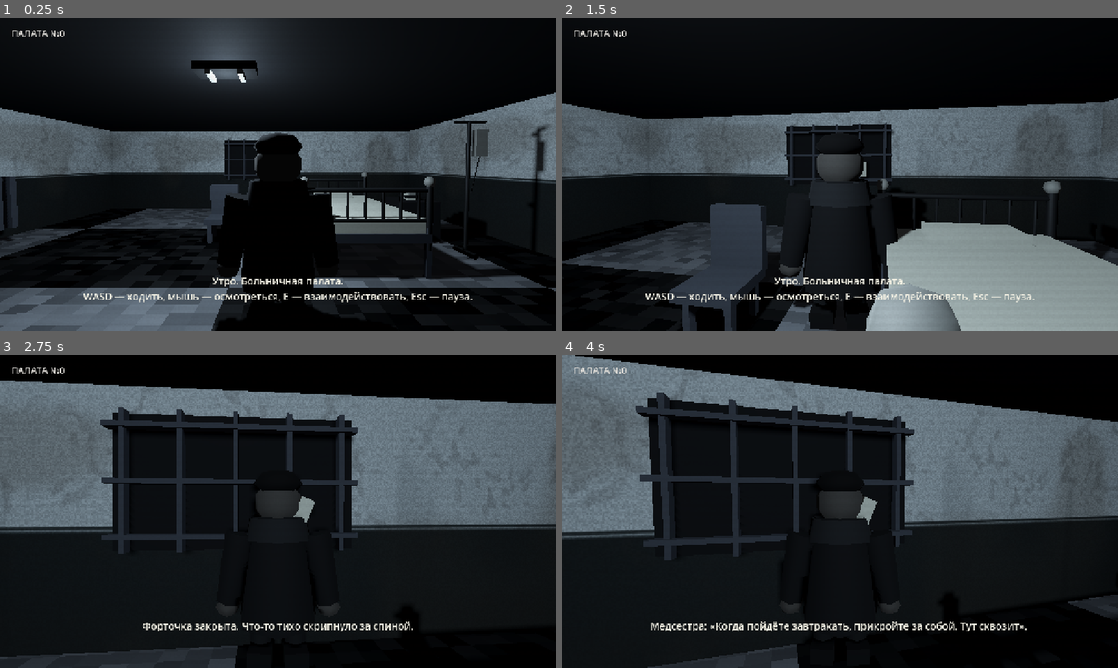
Above: before the commit, frames 1-4 (two rows, left to right).
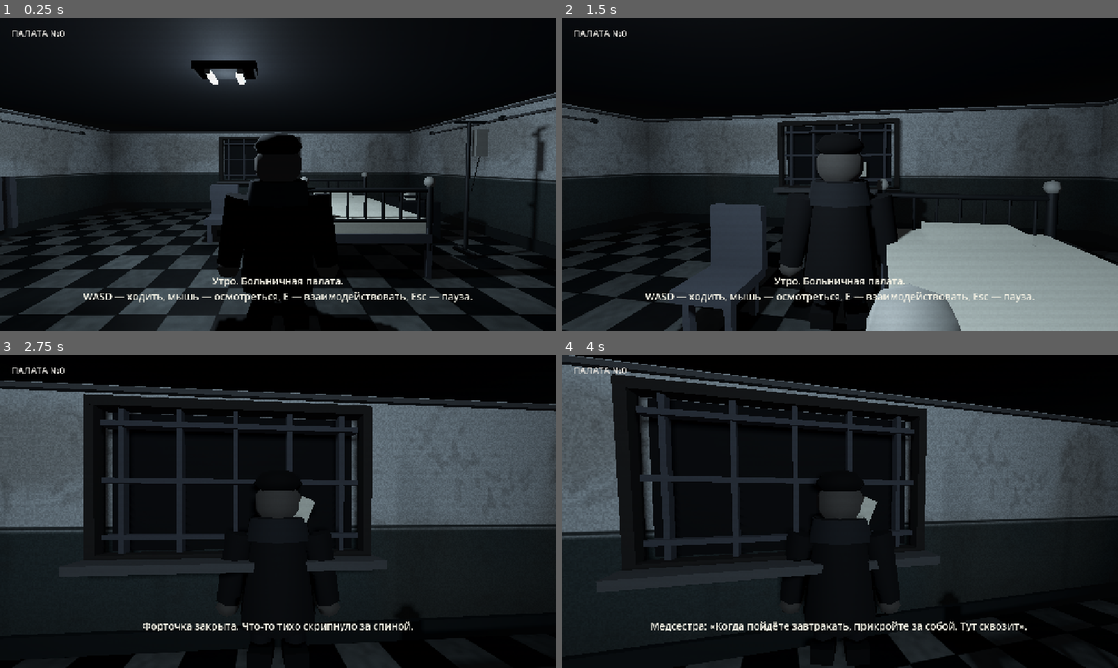
Above: after the commit, the same moments.

Repository: smaks190-crypto/Durotale
Game: Godot game, scene res://scenes/main.tscn
The game is run twice, just before and just after one commit, with the same random seed, the same clock (stepped at 60 frames per second) and the same inputs.
Inputs (mouse positions are in pixels of both pictures, inside the frame that each line leads up to):
- Up to frame 1 (0.25 s): no input
- Up to frame 2 (1.5 s): tap Enter at 0.5 s; move the mouse to (867, 174) at 0.52 s; hold E (interact) 0.53-1.28 s; hold W (move_forward) from 0.53 s (still down); move the mouse to (812, 174) at 1.27 s; tap E (interact) at 1.35 s
- Up to frame 3 (2.75 s): keep holding W (move_forward); move the mouse to (289, 505) at 2.02 s; hold E (interact) from 2.03 s (still down)
- Up to frame 4 (4 s): keep holding W (move_forward); tap Space at 2.75 s; move the mouse to (834, 517) at 2.77 s; release E (interact) at 2.78 s; tap E (interact) at 2.85 s; tap Enter at 3.5 s; move the mouse to (878, 514) at 3.52 s; hold E (interact) from 3.53 s (still down)

The runs differ from the first frame. In frame 1, 19% of the frame differs, in the area x 0-100%, y 16-100%; in frame 2, 15%; in frame 3, 13%; in frame 4, 16%.

Commit message:
feat(visual): aged plaster, tile materials, fog and hospital architectural detailing

Diff:
--- a/godot/scripts/world.gd
+++ b/godot/scripts/world.gd
@@ -25,8 +25,8 @@
 var paint_clean: ShaderMaterial
 var paint_ruined: ShaderMaterial
 var paint_warped: ShaderMaterial
-var tiles_clean: StandardMaterial3D
-var tiles_ruined: StandardMaterial3D
+var tiles_clean: ShaderMaterial
+var tiles_ruined: ShaderMaterial
 var iron: StandardMaterial3D
 var rust: StandardMaterial3D
 var cloth: StandardMaterial3D
@@ -90,8 +90,6 @@
     markers[key] = {"position":pos, "label":label}
 
 func _ready() -> void:
-    var grunge := make_grime(false)
-    var chess := make_grime(true)
     var decay_shader := load("res://shaders/decay_wall.gdshader") as Shader
     paint_clean = ShaderMaterial.new()
     paint_clean.shader = decay_shader
@@ -105,13 +103,21 @@
     paint_warped.shader = decay_shader
     paint_warped.set_shader_parameter("damage", 0.92)
     paint_warped.set_shader_parameter("plaster_color", Color(0.12, 0.10, 0.12, 1.0))
-    paint_warped.set_shader_parameter("stain_color", Color(0.6, 0.1, 0.1, 1.0))
-    tiles_clean = mat(Color(0.82,0.83,0.84), chess)
-    tiles_ruined = mat(Color(0.40,0.42,0.44), chess)
-    tiles_clean.roughness = 0.35
-    tiles_clean.metallic = 0.18
-    tiles_ruined.roughness = 0.48
-    tiles_ruined.metallic = 0.12
+    paint_warped.set_shader_parameter("stain_color", Color(0.35, 0.085, 0.08, 1.0))
+    paint_clean.set_shader_parameter("lower_color", Color(0.25, 0.29, 0.285))
+    paint_ruined.set_shader_parameter("lower_color", Color(0.13, 0.15, 0.15))
+    paint_warped.set_shader_parameter("lower_color", Color(0.10, 0.065, 0.07))
+    # World-space, wet and aged checkerboard. Repeated at 58 cm instead of
+    # stretching 8 squares across an entire twelve-meter room.
+    var floor_shader := load("res://shaders/aged_tiles.gdshader") as Shader
+    tiles_clean = ShaderMaterial.new()
+    tiles_clean.shader = floor_shader
+    tiles_clean.set_shader_parameter("damage", 0.10)
+    tiles_clean.set_shader_parameter("wetness", 0.42)
+    tiles_ruined = ShaderMaterial.new()
+    tiles_ruined.shader = floor_shader
+    tiles_ruined.set_shader_parameter("damage", 0.84)
+    tiles_ruined.set_shader_parameter("wetness", 0.78)
     iron = mat(Color(0.31,0.32,0.34))
     rust = mat(Color(0.27,0.18,0.15))
     cloth = mat(Color(0.80,0.80,0.74))
@@ -123,6 +129,7 @@
     build_neighbor()
     build_archive()
     build_treatment()
+    build_architecture()
     build_lighting()
     ambience = preload("res://scripts/atmosphere.gd").new()
     ambience.name = "HospitalSetDressing"
@@ -301,6 +308,51 @@
     shadow.visible = false
     anchor("neighbor_inside",Vector3(4,1,20),"За дверью")
 
+func build_architecture() -> void:
+    # Human-scale details. Keep these free of collision so they do not block
+    # the established puzzle route or the interaction anchor positions.
+    var tarnished := mat(Color(0.14, 0.155, 0.155))
+    var pale_iron := mat(Color(0.34, 0.345, 0.345))
+    var cracked := mat(Color(0.19, 0.18, 0.17))
+    var enamel_lamp := mat(Color(0.86, 0.87, 0.81))
+    enamel_lamp.emission_enabled = true
+    enamel_lamp.emission = Color(0.63, 0.67, 0.61)
+    enamel_lamp.emission_energy_multiplier = 1.6
+    # Perimeter molding and dark skirting produce legible room dimensions.
+    for z in [-5.82, 5.82]:
+        prism("WardSkirting",Vector3(0,0.12,z),Vector3(11.6,0.24,0.07),tarnished)
+        prism("WardCornice",Vector3(0,3.01,z),Vector3(11.6,0.055,0.065),pale_iron)
+    for x in [-5.82, 5.82]:
+        prism("WardSkirting",Vector3(x,0.12,0),Vector3(0.07,0.24,11.6),tarnished)
+        prism("WardCornice",Vector3(x,3.01,0),Vector3(0.07,0.055,11.6),pale_iron)
+    for x in [-1.85, 1.85]:
+        prism("HallSkirting",Vector3(x,0.12,17),Vector3(0.07,0.24,21.6),tarnished)
+        prism("HallMolding",Vector3(x,1.43,17),Vector3(0.06,0.045,21.6),pale_iron)
+        prism("HallCornice",Vector3(x,3.02,17),Vector3(0.06,0.06,21.6),tarnished)
+    # Doors and windows must have frames, thresholds and a sense of depth.
+    for x in [-1.55,1.55]:
+        prism("WardDoorJamb",Vector3(x,1.19,5.76),Vector3(0.17,2.38,0.27),pale_iron)
+    prism("WardDoorLintel",Vector3(0,2.41,5.76),Vector3(3.25,0.16,0.27),pale_iron)
+    prism("WardDoorThreshold",Vector3(0,0.023,5.77),Vector3(3.16,0.055,0.26),tarnished)
+    for x in [-1.48,1.48]:
+        prism("WindowJamb",Vector3(x,1.96,-5.65),Vector3(0.10,1.69,0.18),cracked)
+    for y in [1.12,2.77]:
+        prism("WindowLintel",Vector3(0,y,-5.65),Vector3(3.05,0.1,0.18),cracked)
+    prism("WindowSill",Vector3(0,1.08,-5.48),Vector3(3.1,0.09,0.38),pale_iron)
+    # Hanging light tubes have real emissive surfaces, not white non-emissive blocks.
+    for z in [0.0, 10.8, 15.5, 22.0, 25.5]:
+        for x in [-0.19, 0.19]:
+            prism("LitFluorescentTube",Vector3(x,2.895,z),Vector3(0.065,0.055,0.29),enamel_lamp)
+    # Exposed electrical conduits and cracked tile edging break up the box look.
+    for side in [-1.0,1.0]:
+        prism("WardElectricalConduit",Vector3(side*5.83,2.78,-1.3),Vector3(0.065,0.05,6.6),pale_iron)
+        for z in [-4.5,-2.1,0.4]:
+            prism("PipeClamp",Vector3(side*5.81,2.79,z),Vector3(0.10,0.10,0.08),tarnished)
+    for i in 8:
+        var z: float = 7.3 + float(i)*2.6
+        prism("HallCeilingSeam",Vector3(0,3.045,z),Vector3(3.65,0.018,0.02),tarnished)
+
+
 func build_lighting() -> void:
     var env_world := WorldEnvironment.new()
     var env := Environment.new()
@@ -308,23 +360,37 @@
     env.background_color = Color(0.015,0.017,0.021)
     env.ambient_light_source = Environment.AMBIENT_SOURCE_COLOR
     env.ambient_light_color = Color(0.22,0.23,0.25)
-    env.ambient_light_energy = 0.38
+    env.ambient_light_energy = 0.52
     env.tonemap_mode = Environment.TONE_MAPPER_FILMIC
+    env.fog_enabled = true
+    env.fog_light_color = Color(0.105, 0.115, 0.12)
+    env.fog_density = 0.013
     env_world.environment = env
     add_child(env_world)
     room_light = OmniLight3D.new()
     room_light.position = Vector3(0,2.75,0)
-    room_light.omni_range = 17.0
-    room_light.light_energy = 1.5
+    room_light.omni_range = 9.5
+    room_light.light_energy = 1.65
     room_light.light_color = Color(0.83,0.85,0.9)
     room_light.shadow_enabled = true
     add_child(room_light)
     hall_light = OmniLight3D.new()
     hall_light.position = Vector3(0,2.7,19.0)
-    hall_light.omni_range = 16.0
-    hall_light.light_energy = 1.2
+    hall_light.omni_range = 9.5
+    hall_light.light_energy = 1.32
     hall_light.light_color = Color(0.82,0.84,0.91)
     add_child(hall_light)
+    # Distinct pools of cold light along the hall: avoid uniformly illuminating
+    # the entire corridor, while retaining readable navigation on mobile.
+    for z in [10.8, 15.5, 25.5]:
+        var fixture := OmniLight3D.new()
+        fixture.name = "HallPractical"
+        fixture.position = Vector3(0,2.84,z)
+        fixture.omni_range = 5.5
+        fixture.light_energy = 0.72
+        fixture.light_color = Color(0.69,0.77,0.78)
+        fixture.shadow_enabled = false
+        add_child(fixture)
     var treatment_light := OmniLight3D.new()
     treatment_light.position = Vector3(5.2,2.72,11.0)
     treatment_light.omni_range = 9.0
